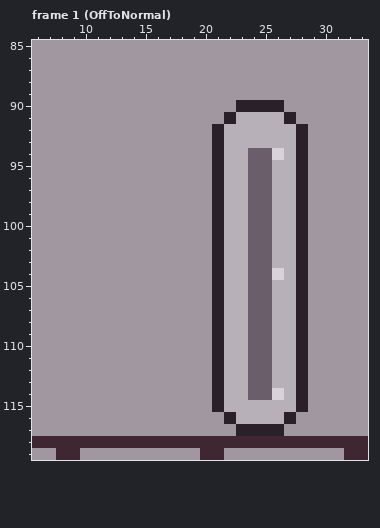
Pixel-art file -- Assets/Sprites/InteriorObjects/interior.aseprite. That is the earlier state.
160x192 pixels, 15 frames. Colours within 5 levels of each other are drawn and written as one. Shown: frame 1 (OffToNormal): x 6..33, y 85..119.
The same view after the edit:
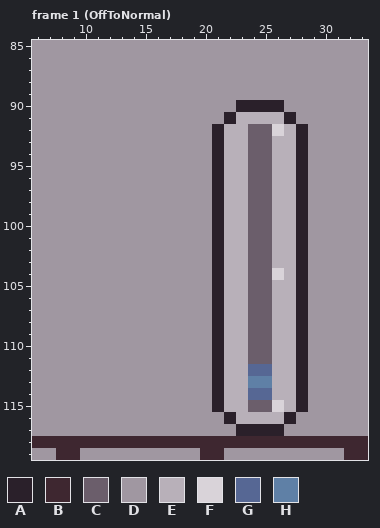
Palette (. is transparent): A #2a202a  B #3e2730  C #6b5e6b  D #a097a1  E #b8b0b9  F #d9d3d9  G #566794  H #5f80a6
The author wrote: fix behavior of dropped objects, heightmeter
From old to new:
layer "FillHeightMeter" now shown
--- frame 1 (OffToNormal), layers "FillHeightMeter", "Heightmeter"
@@ x 22..28 @@
  91 AEEEEAD
- 92 EEEEEEA
- 93 EEEEEEA
- 94 EECCFEA
+ 92 EECCFEA
+ 93 EECCEEA
+ 94 EECCEEA
  95 EECCEEA
@@ x 22..28 @@
 111 EECCEEA
-112 EECCEEA
-113 EECCEEA
-114 EECCFEA
-115 EEEEEEA
+112 EEGGEEA
+113 EEHHEEA
+114 EEGGEEA
+115 EECCFEA
 116 AEEEEAD
Where, in picture pixels (left, top, right, bottom), the same in both pictures:
changed: (248, 124, 284, 160)
changed: (248, 364, 284, 412)
